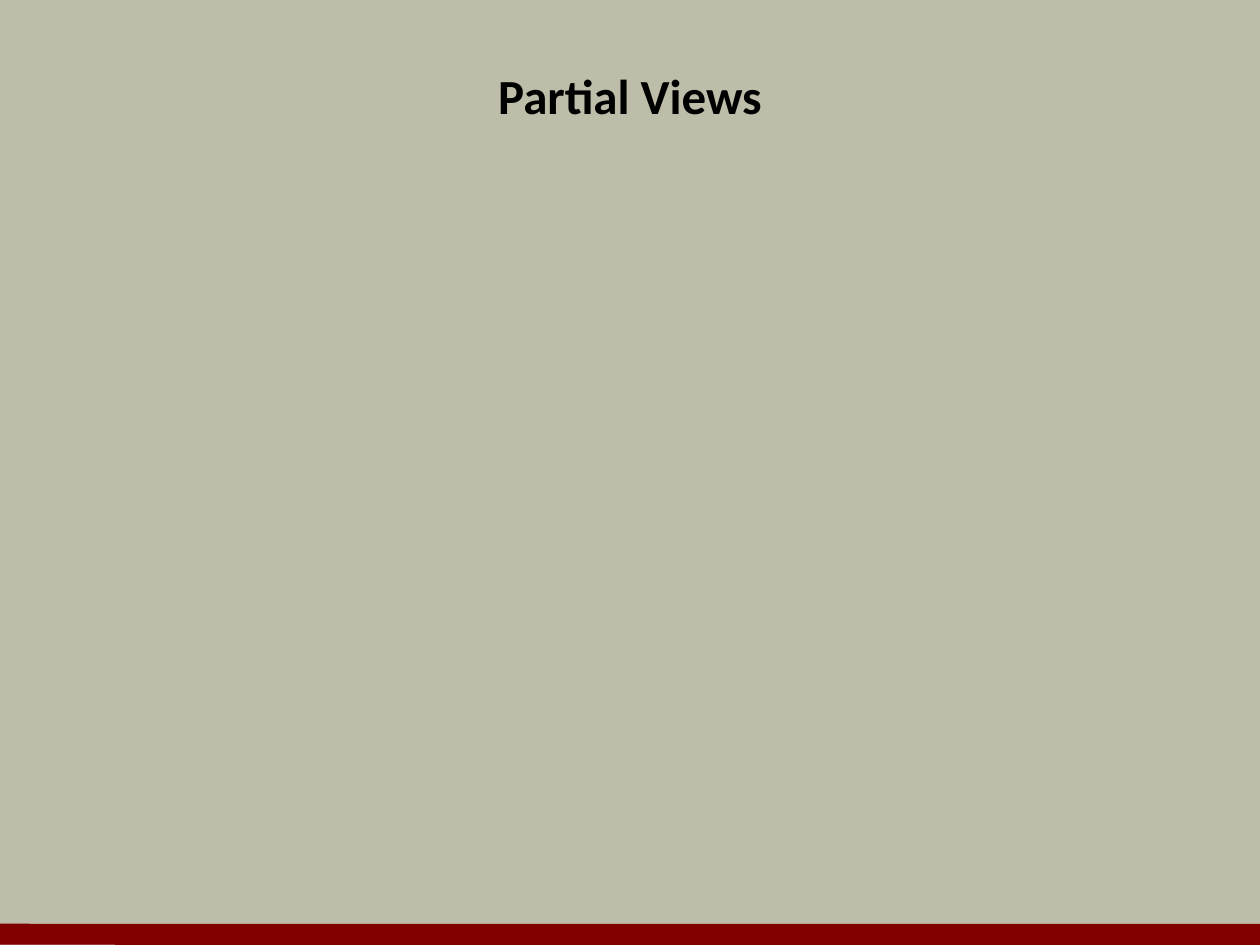
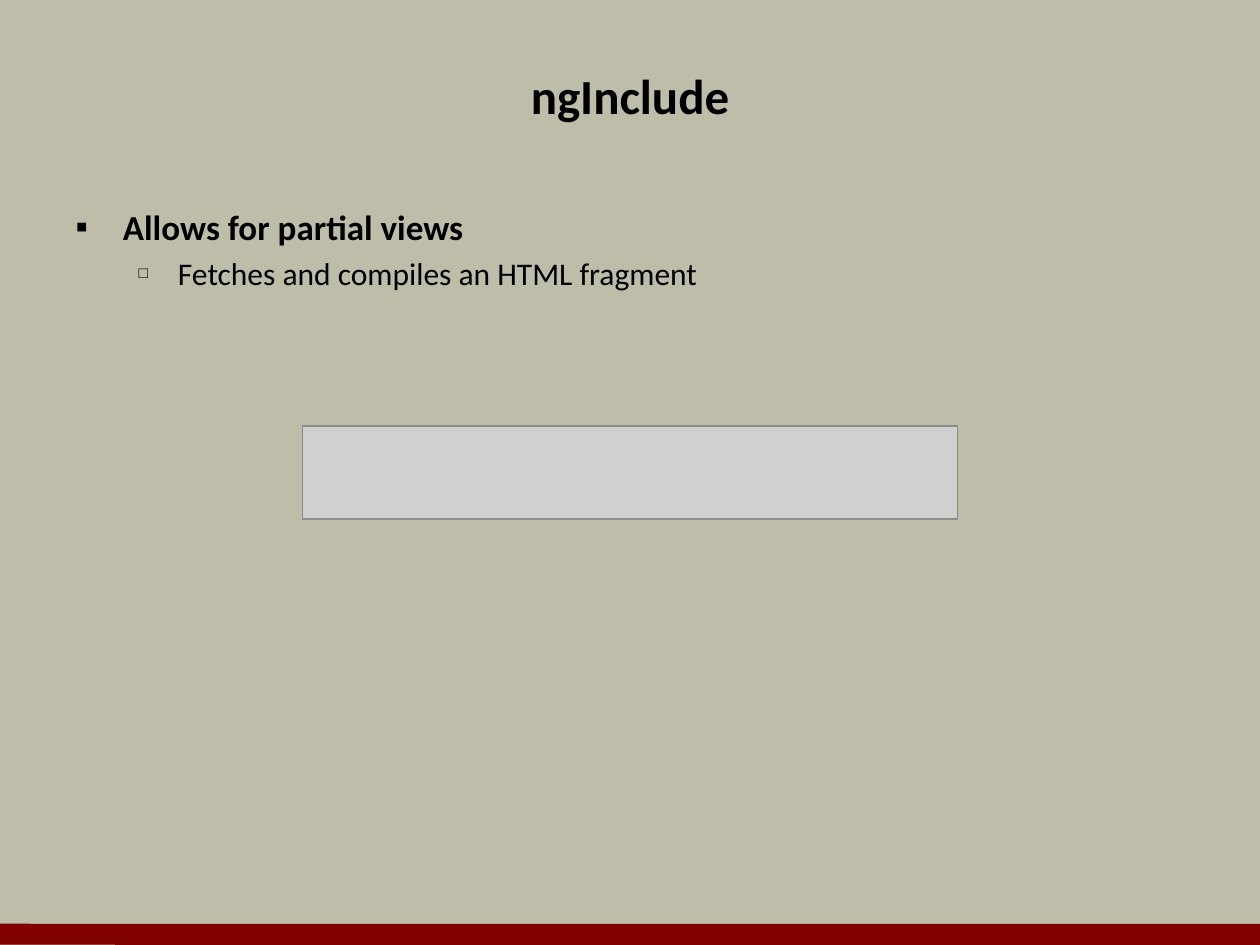
Before and after one commit to OdeToCode/classes, a slide deck: slide 18 of angularjs/slides/03_Views.pptx (slide 12 before the commit). Drawn at 1260x945 pixels with LibreOffice and Linux fonts; fonts in the diff are those of the drawing; grey boxes stand for pictures; background and template pictures are left out. Boxes give left, top, right and bottom in pixels: in the first picture for what was removed or moved away, otherwise in the second. Text is boxed around its words. In the diff, an @@ line names an element or a change of style, - is before the commit and + after.

```diff
--- a/angularjs/slides/03_Views.pptx
+++ b/angularjs/slides/03_Views.pptx
@@ title at box(531, 79, 729, 123): text changed @@
-Partial Views
+ngInclude
@@ text added at box(123, 215, 697, 291), 18 pt, text #000000 @@
+▪ Allows for partial views
+  □ Fetches and compiles an HTML fragment
@@ picture added at box(302, 426, 958, 519) @@
```
Also in this commit, not shown: 8 other slides changed, 12 slides added, 6 slides removed, 31 other files.
